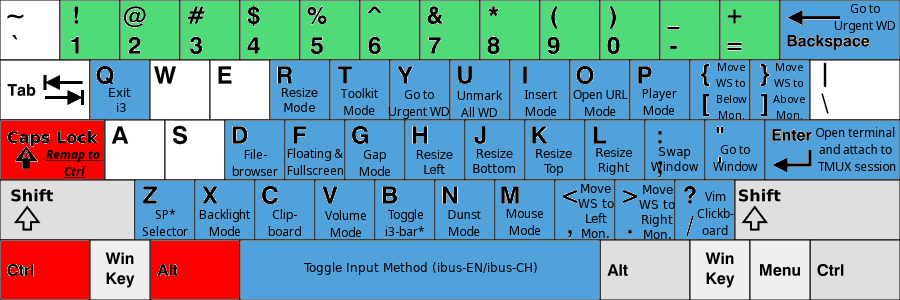
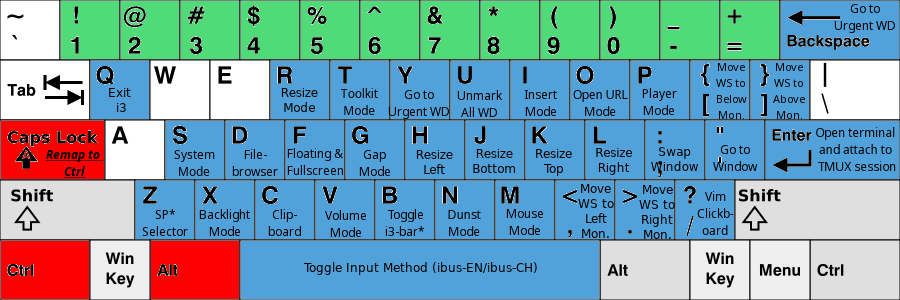
The second 900 x 300 image is a revision of the first. Changes to its layers:
added layer "System ..." above "KB_United_States-NoAltGr.svg" over bbox(174, 150, 215, 176)
painted on "KB_United_States-NoAltGr.svg" over bbox(166, 121, 224, 179)
